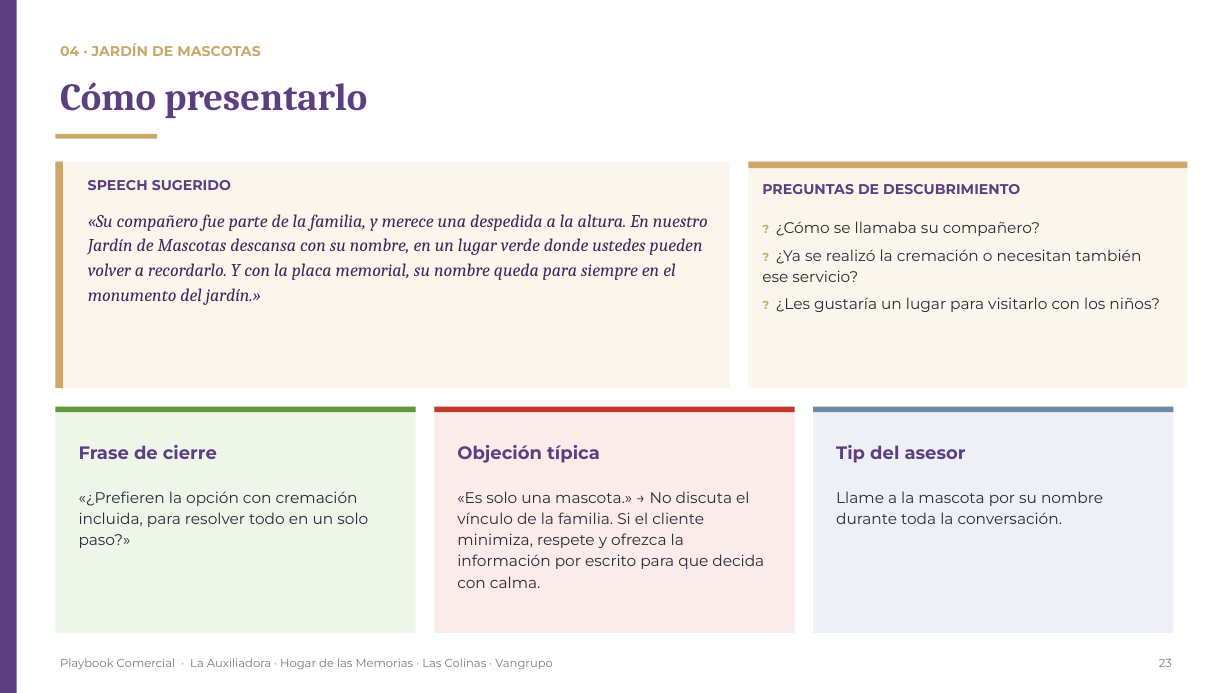
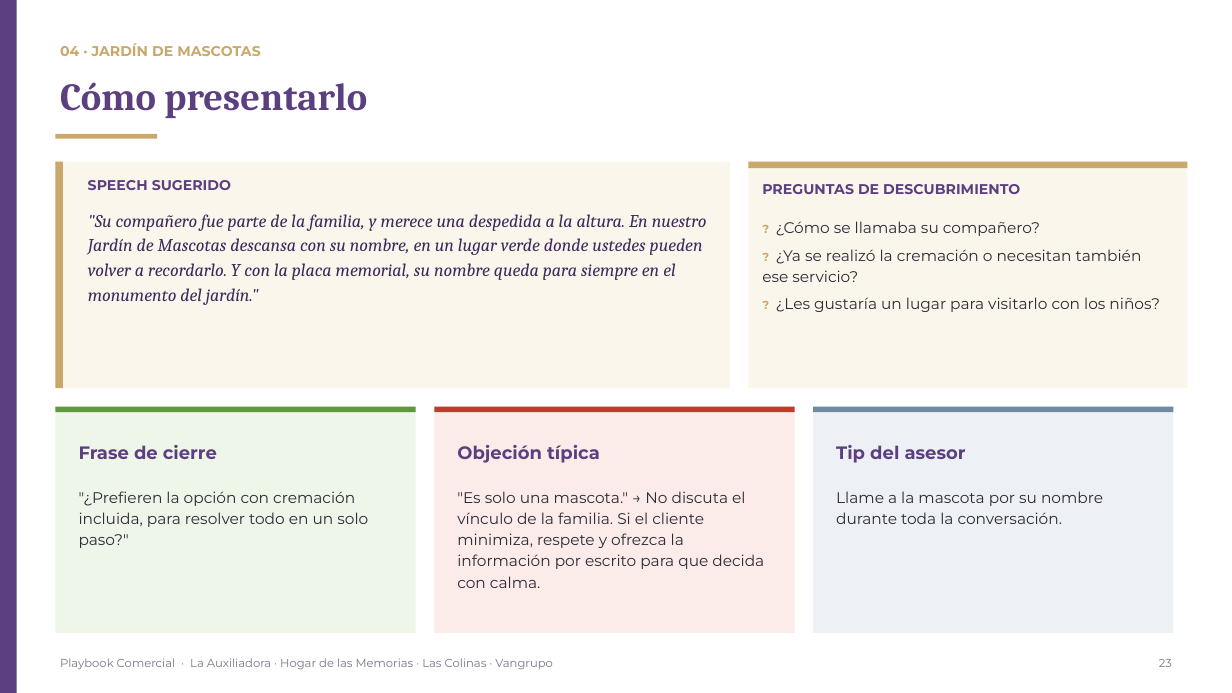
Before and after one commit to os267/teste, a slide deck: slide 23 of playbook/salida/Playbook_Comercial_Cremacion_Vangrupo.pptx. Drawn at 1232x693 pixels with LibreOffice and Linux fonts; fonts in the diff are those of the drawing. Boxes give left, top, right and bottom in pixels: in the first picture for what was removed or moved away, otherwise in the second. Text is boxed around its words. In the diff, an @@ line names an element or a change of style, - is before the commit and + after.

```diff
--- a/playbook/salida/Playbook_Comercial_Cremacion_Vangrupo.pptx
+++ b/playbook/salida/Playbook_Comercial_Cremacion_Vangrupo.pptx
@@ text at (88,214,707,305): text changed @@
-«Su compañero fue parte de la familia, y merece una despedida a la altura. En nuestro Jardín de Mascotas descansa con su nombre, en un lugar verde donde ustedes pueden volver a recordarlo. Y con la placa memorial, su nombre queda para siempre en el monumento del jardín.»
+"Su compañero fue parte de la familia, y merece una despedida a la altura. En nuestro Jardín de Mascotas descansa con su nombre, en un lugar verde donde ustedes pueden volver a recordarlo. Y con la placa memorial, su nombre queda para siempre en el monumento del jardín."
@@ text at (79,491,368,548): text changed @@
-«¿Prefieren la opción con cremación incluida, para resolver todo en un solo paso?»
+"¿Prefieren la opción con cremación incluida, para resolver todo en un solo paso?"
@@ text at (457,491,764,588): text changed @@
-«Es solo una mascota.» → No discuta el vínculo de la familia. Si el cliente minimiza, respete y ofrezca la información por escrito para que decida con calma.
+"Es solo una mascota." → No discuta el vínculo de la familia. Si el cliente minimiza, respete y ofrezca la información por escrito para que decida con calma.
```
Also in this commit, not shown: 20 other slides changed, 10 other files.
